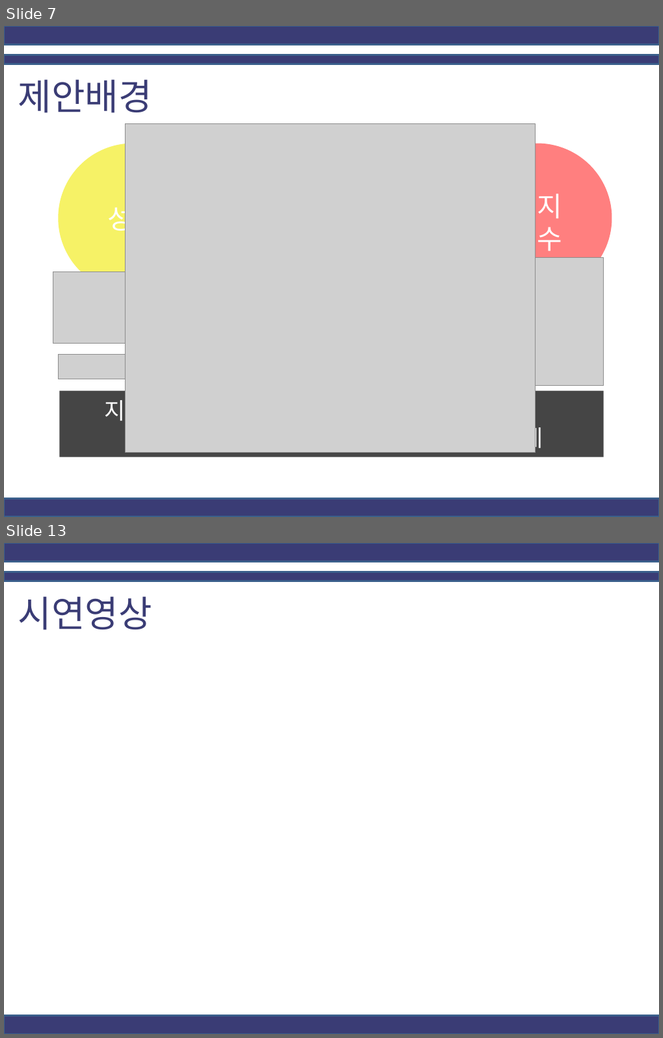
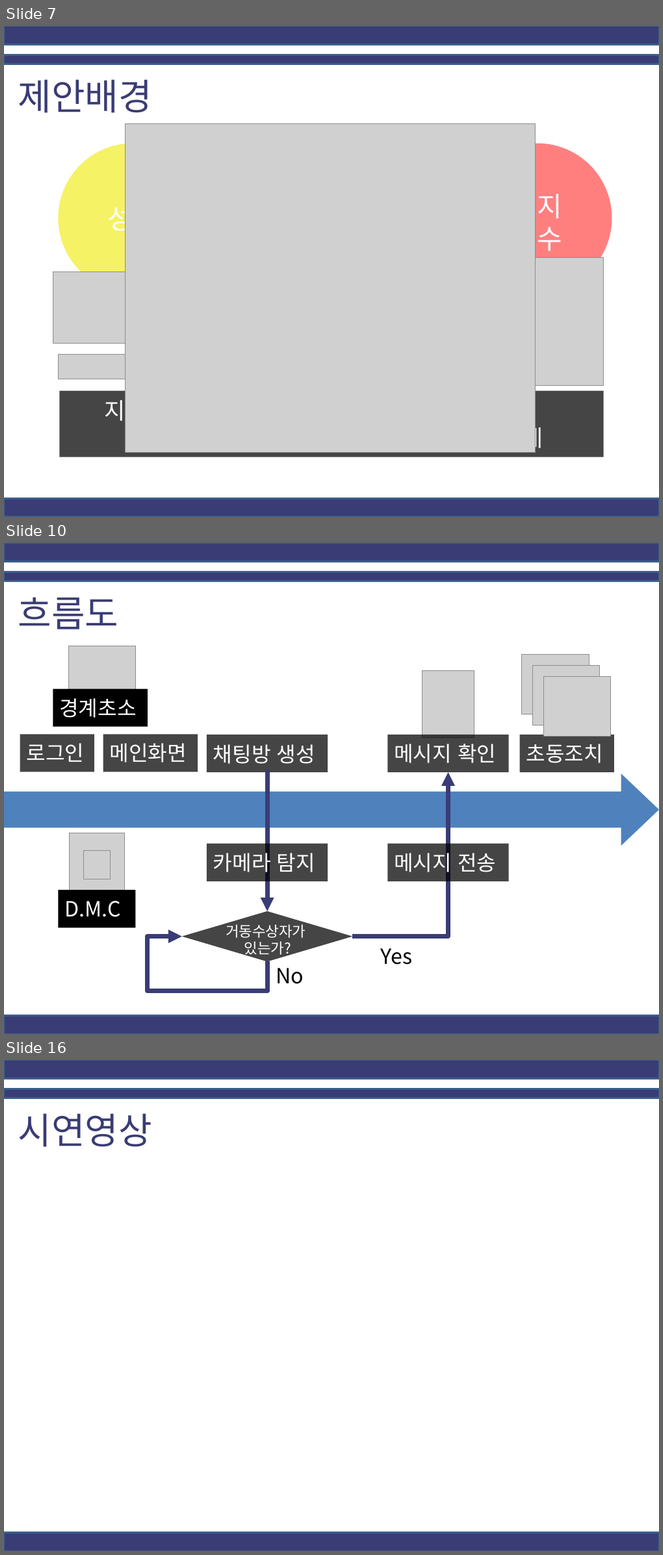
Before and after one commit to junwork123/Deep-Military-Camera, a slide deck: 확장성이 용이한 무인감시체계.pptx. Shown one above the other, each under a label of ours: slides 7 and 13 before the commit, slides 7, 10 and 16 after it; the slides between them are not shown. The pictures are 663x1038 and 663x1555 pixels, drawn with LibreOffice and Linux fonts; fonts in the diff are those of the drawing; grey boxes stand for pictures; background and template pictures are left out. Boxes give left, top, right and bottom in pixels: in the first picture for what was removed or moved away, otherwise in the second. Text is boxed around its words. In the diff, an @@ line names an element or a change of style, - is before the commit and + after.

Commit message:
ppt 흐름도 추가

```diff
--- a/확장성이 용이한 무인감시체계.pptx
+++ b/확장성이 용이한 무인감시체계.pptx
@@ slide 10 added at bbox=[4, 543, 659, 1034], background #FFFFFF; not listed: 3 template elements that a slide beside it also shows @@
@@ text added at bbox=[18, 597, 118, 629], 40 pt, text #3A3C75 @@
+흐름도
@@ picture added at bbox=[68, 646, 135, 707] @@
@@ picture added at bbox=[422, 671, 475, 737] @@
@@ group added at bbox=[519, 654, 614, 772]: 3 pictures, 1 rectangle, 1 text @@
+초동조치
@@ rectangle added at bbox=[53, 689, 148, 727], fill #000000 @@
@@ text added at bbox=[59, 698, 137, 718], 23 pt, text #FFFFFF @@
+경계초소
@@ rectangle added at bbox=[20, 734, 94, 772], fill #000000 at 73% opacity @@
@@ rectangle added at bbox=[103, 734, 197, 772], fill #000000 at 73% opacity @@
@@ rectangle added at bbox=[207, 734, 328, 772], fill #000000 at 73% opacity @@
@@ rectangle added at bbox=[388, 734, 509, 772], fill #000000 at 73% opacity @@
@@ text added at bbox=[27, 743, 85, 762], 23 pt, text #FFFFFF @@
+로그인
@@ text added at bbox=[110, 743, 187, 763], 23 pt, text #FFFFFF @@
+메인화면
@@ text added at bbox=[213, 745, 315, 764], 23 pt, text #FFFFFF @@
+채팅방 생성
@@ text added at bbox=[394, 744, 496, 763], 23 pt, text #FFFFFF @@
+메시지 확인
@@ right arrow added at bbox=[4, 774, 659, 846], fill #4F81BD @@
@@ arrow added from (267, 770) to (267, 911), #3A3C75 5 pt @@
@@ elbow arrow added from (352, 937) to (448, 772), #3A3C75 5 pt @@
@@ rectangle added at bbox=[207, 844, 328, 882], fill #000000 at 73% opacity @@
@@ text added at bbox=[213, 849, 315, 876], 23 pt, text #FFFFFF @@
+카메라 탐지
@@ rectangle added at bbox=[388, 844, 509, 882], fill #000000 at 73% opacity @@
@@ text added at bbox=[394, 849, 496, 876], 23 pt, text #FFFFFF @@
+메시지 전송
@@ group added at bbox=[59, 834, 136, 928]: 2 pictures, 1 rectangle, 1 text @@
+D.M.C
@@ diamond added at bbox=[182, 911, 353, 962], fill #000000 at 73% opacity @@
@@ text added at bbox=[226, 922, 306, 958], 16 pt, text #FFFFFF @@
+거동수상자가
+있는가?
@@ elbow arrow added from (267, 962) to (182, 937), #3A3C75 5 pt @@
@@ text added at bbox=[381, 949, 413, 965], 23 pt, text #000000 @@
+Yes
@@ text added at bbox=[276, 968, 304, 984], 23 pt, text #000000 @@
+No
@@ what was slide 13 is now slide 16 @@
```
Also in this commit, not shown: 5 slides changed, 2 other slides added.
